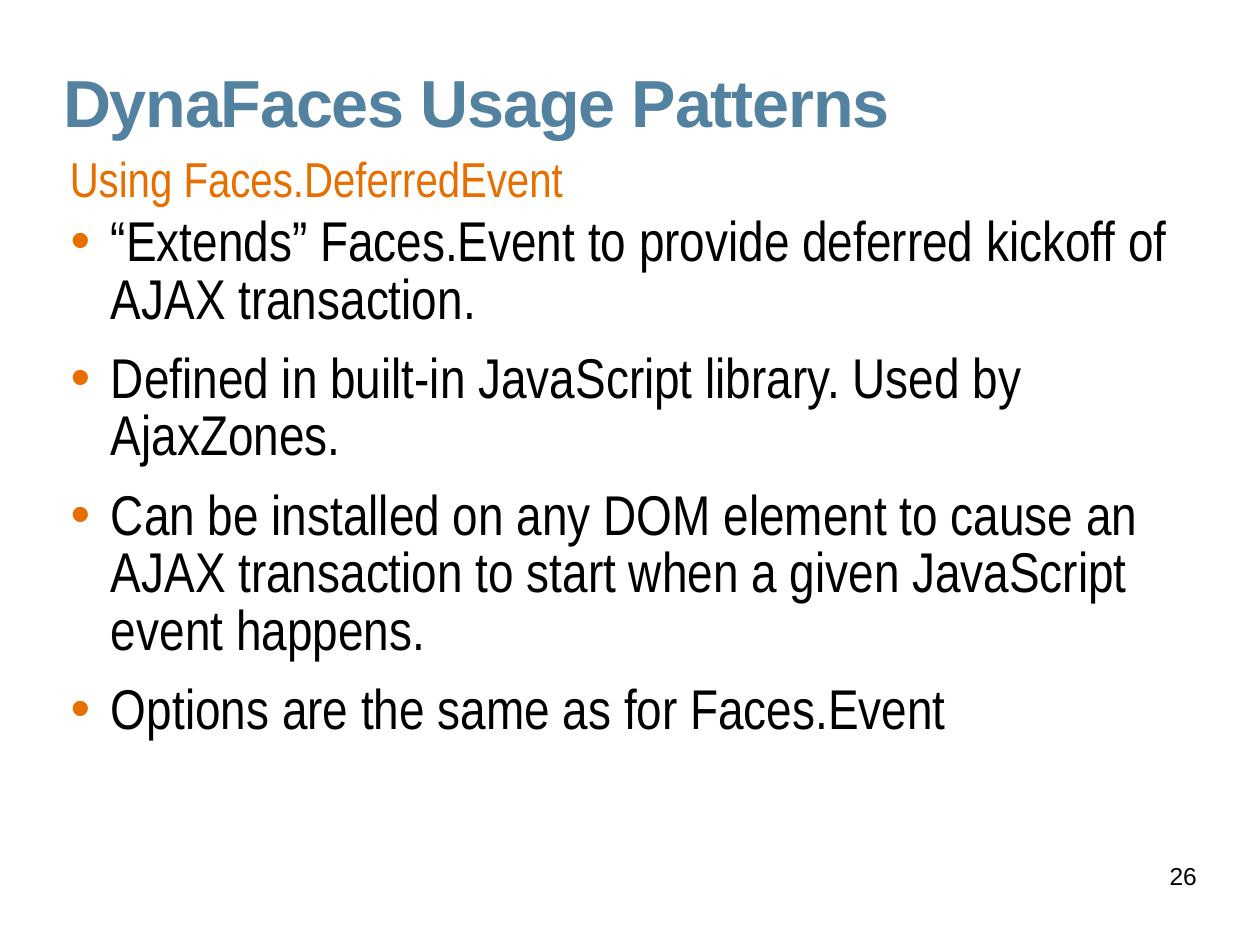
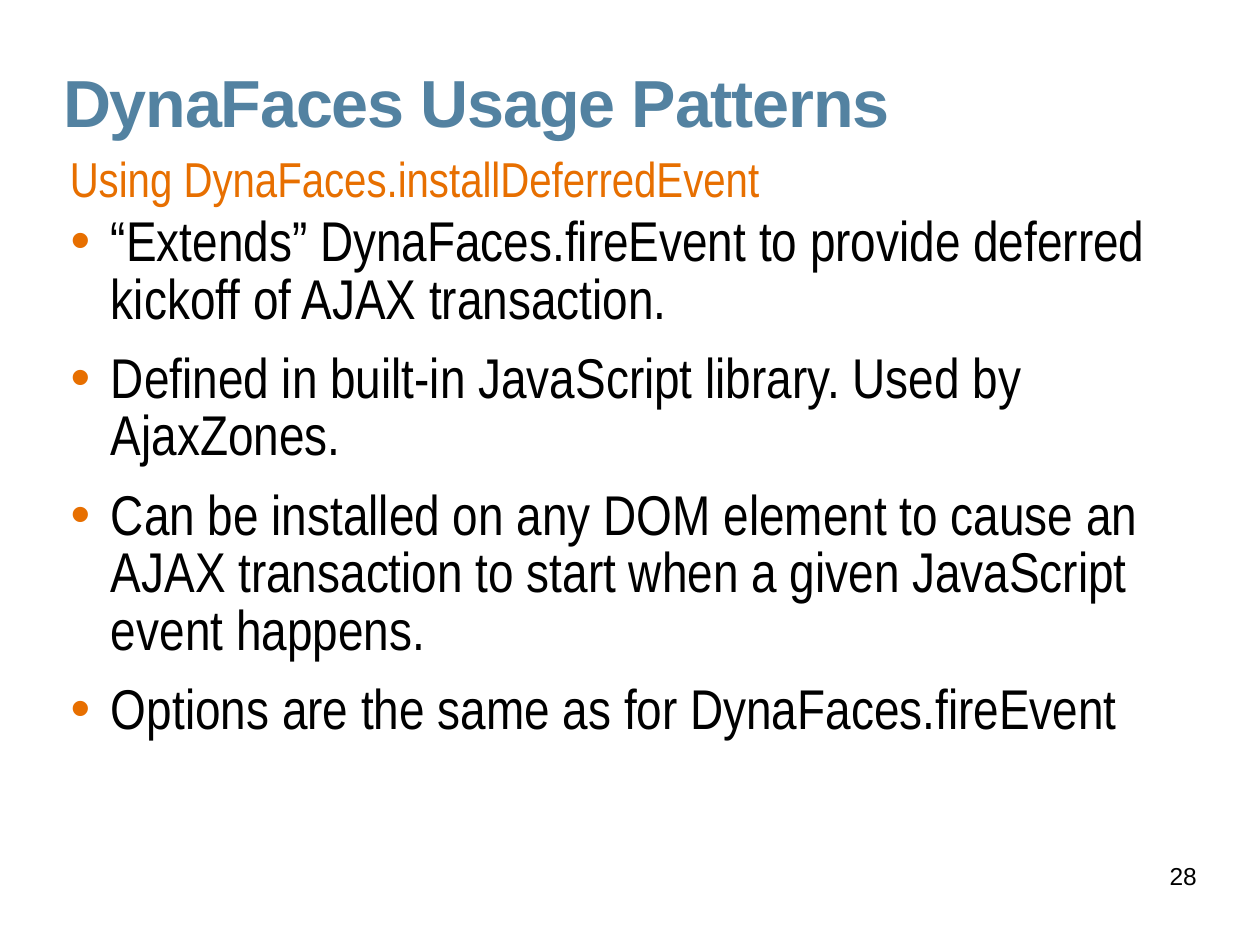
Before and after one commit to javaee/javaserverfaces-extensions, a slide deck: slide 28 of www/slides/dynafaces-advanced.odp (slide 26 before the commit). Drawn at 1260x945 pixels with LibreOffice and Linux fonts; fonts in the diff are those of the drawing; background and template pictures are left out. Boxes give left, top, right and bottom in pixels: in the first picture for what was removed or moved away, otherwise in the second. Text is boxed around its words. In the diff, an @@ line names an element or a change of style, - is before the commit and + after.

```diff
--- a/www/slides/dynafaces-advanced.odp
+++ b/www/slides/dynafaces-advanced.odp
@@ text at [70, 161, 760, 206]: text changed @@
-Using Faces.DeferredEvent
+Using DynaFaces.installDeferredEvent
@@ text at [111, 220, 1144, 320]: text changed @@
-• “Extends” Faces.Event to provide deferred kickoff of AJAX transaction.
+• “Extends” DynaFaces.fireEvent to provide deferred kickoff of AJAX transaction.
@@ text at [111, 688, 1116, 739]: text changed @@
-• Options are the same as for Faces.Event
+• Options are the same as for DynaFaces.fireEvent
@@ page number at [1170, 868, 1197, 886]: text changed @@
-26
+28
```
Also in this commit, not shown: 16 other slides changed, 2 slides added, 1 other file.
